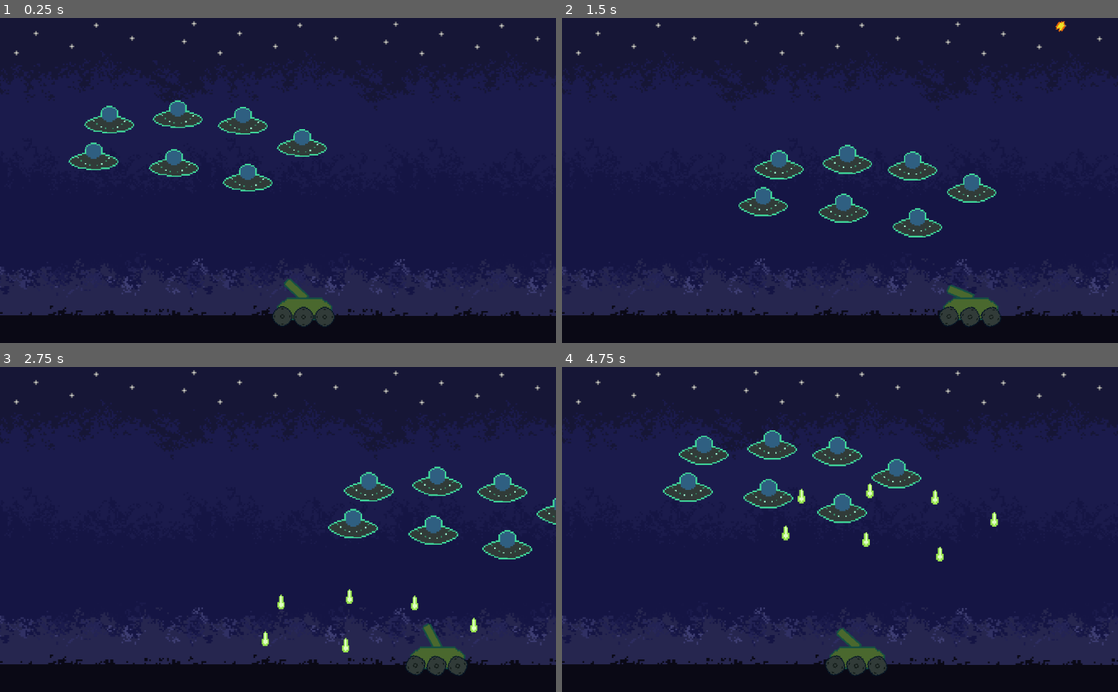
Above: before the commit, frames 1-4 (two rows, left to right).
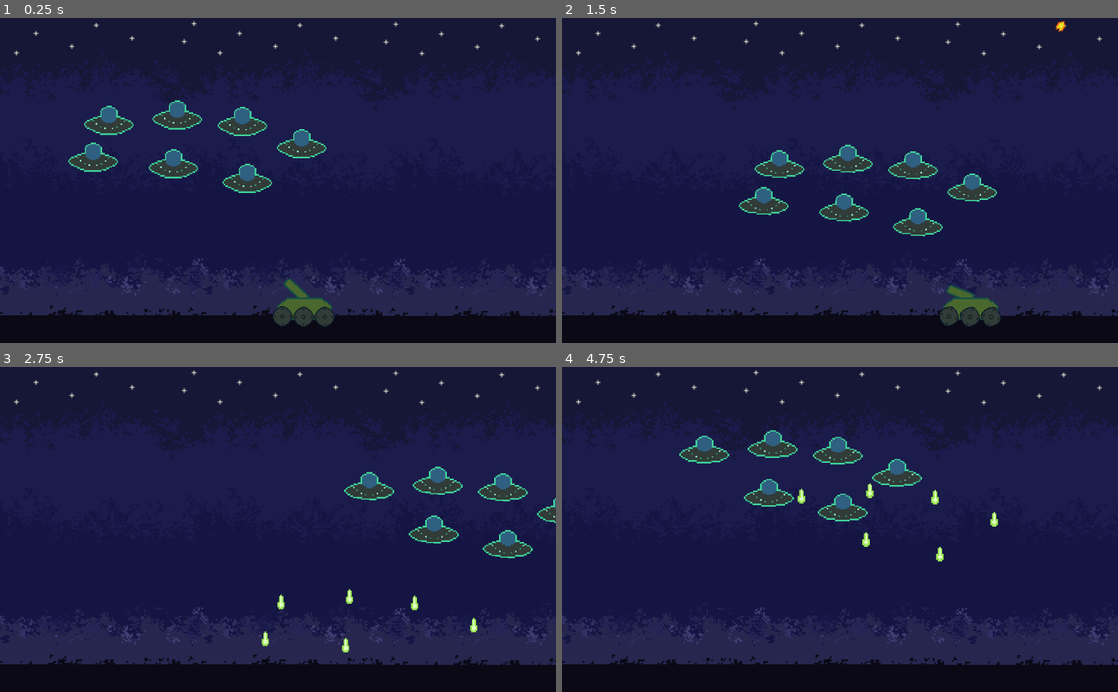
Above: after the commit, the same moments.

Repository: zMenta/Godot-Projects
Game: Godot game, scene res://Scenes/Main.tscn
The game is run twice, just before and just after one commit, with the same random seed, the same clock (stepped at 60 frames per second) and the same inputs.
Inputs (mouse positions are in pixels of both pictures, inside the frame that each line leads up to):
- Up to frame 1 (0.25 s): no input
- Up to frame 2 (1.5 s): move the mouse to (962, 164) at 0.52 s; press the mouse at (962, 164) at 0.53 s; hold Right (ui_right) 0.53-1.28 s; move the mouse to (728, 196) at 1.27 s; release the mouse at (728, 196) at 1.28 s; hold Left (ui_left) from 1.28 s (still down); click (728, 196) at 1.35 s
- Up to frame 3 (2.75 s): move the mouse to (333, 458) at 2.02 s; release Left (ui_left) at 2.03 s; press the mouse at (333, 458) at 2.03 s; hold Right (ui_right) from 2.03 s (still down)
- Up to frame 4 (4.75 s): move the mouse to (812, 594) at 2.77 s; release the mouse at (812, 594) at 2.78 s; click (812, 594) at 2.85 s; move the mouse to (1006, 578) at 3.52 s; release Right (ui_right) at 3.53 s; press the mouse at (1006, 578) at 3.53 s; hold Left (ui_left) from 3.53 s (still down); move the mouse to (673, 480) at 4.27 s; release the mouse at (673, 480) at 4.28 s; click (673, 480) at 4.35 s

The runs differ from the first frame. In frame 1, 0.9% of the frame differs, in the area x 12-59%, y 25-54%; in frame 2, 0.9%; in frame 3, 1.9%; in frame 4, 2.2%, in the area x 18-65%, y 19-95%.

Commit message:
on_alien_hit

Diff:
--- a/Invaders from Space/Scenes/Ufo.tscn
+++ b/Invaders from Space/Scenes/Ufo.tscn
@@ -33,7 +33,6 @@
 
 [node name="AnimatedSprite" type="AnimatedSprite" parent="."]
 frames = SubResource( 3 )
-frame = 1
 playing = true
 
 [node name="CollisionShape2D" type="CollisionShape2D" parent="."]
--- a/Invaders from Space/Scripts/Bullet.gd
+++ b/Invaders from Space/Scripts/Bullet.gd
@@ -2,7 +2,7 @@
 
 export var speed := 600
 
-signal alien_hit
+signal alien_hit(alien)
 
 func _physics_process(delta: float) -> void:
 	position += transform.x * delta * speed
@@ -18,7 +18,7 @@
 #Aliens are AREA2D
 func _on_Bullet_area_shape_entered(area_rid: RID, area: Area2D, area_shape_index: int, local_shape_index: int) -> void:
 	if area.is_in_group("aliens"):
-		emit_signal("alien_hit")
+		emit_signal("alien_hit", area)
 	queue_free()
 
 func _on_VisibilityNotifier2D_screen_exited() -> void:
--- a/Invaders from Space/Scripts/Main.gd
+++ b/Invaders from Space/Scripts/Main.gd
@@ -5,7 +5,7 @@
 	$UfoPath/PathFollow2D.offset += 250 * delta
 
 func on_Player_hit():
-	print("player got hit!")
+	$Player.death()
 
-func on_Alien_hit():
-	print("Alien got hit!")
+func on_Alien_hit(alien):
+	alien.death()
--- a/Invaders from Space/Scripts/Player.gd
+++ b/Invaders from Space/Scripts/Player.gd
@@ -52,6 +52,8 @@
 	$Hull.position -= Vector2(0,recoil.x/6)
 	$CannonPivot/Cannon.position += recoil
 
+func death():
+	queue_free()
 
 func _on_ShootCooldown_timeout() -> void:
 	can_shoot = true
--- a/Invaders from Space/Scripts/Ufo.gd
+++ b/Invaders from Space/Scripts/Ufo.gd
@@ -3,8 +3,8 @@
 export (PackedScene) var Bullet
 
 
-func _on_ShootTimer_timeout() -> void:
-	shoot()
+func death():
+	queue_free()
 
 
 func shoot() -> void:
@@ -12,3 +12,7 @@
 	owner.add_child(bullet)
 	bullet.connect("player_hit", owner, "on_Player_hit")
 	bullet.transform = $Muzzle.global_transform
+
+
+func _on_ShootTimer_timeout() -> void:
+	shoot()
--- a/Invaders from Space/project.godot
+++ b/Invaders from Space/project.godot
@@ -16,6 +16,20 @@
 
 [input]
 
+ui_left={
+"deadzone": 0.5,
+"events": [ Object(InputEventKey,"resource_local_to_scene":false,"resource_name":"","device":0,"alt":false,"shift":false,"control":false,"meta":false,"command":false,"pressed":false,"scancode":16777231,"physical_scancode":0,"unicode":0,"echo":false,"script":null)
+, Object(InputEventJoypadButton,"resource_local_to_scene":false,"resource_name":"","device":0,"button_index":14,"pressure":0.0,"pressed":false,"script":null)
+, Object(InputEventKey,"resource_local_to_scene":false,"resource_name":"","device":0,"alt":false,"shift":false,"control":false,"meta":false,"command":false,"pressed":false,"scancode":65,"physical_scancode":0,"unicode":0,"echo":false,"script":null)
+ ]
+}
+ui_right={
+"deadzone": 0.5,
+"events": [ Object(InputEventKey,"resource_local_to_scene":false,"resource_name":"","device":0,"alt":false,"shift":false,"control":false,"meta":false,"command":false,"pressed":false,"scancode":16777233,"physical_scancode":0,"unicode":0,"echo":false,"script":null)
+, Object(InputEventJoypadButton,"resource_local_to_scene":false,"resource_name":"","device":0,"button_index":15,"pressure":0.0,"pressed":false,"script":null)
+, Object(InputEventKey,"resource_local_to_scene":false,"resource_name":"","device":0,"alt":false,"shift":false,"control":false,"meta":false,"command":false,"pressed":false,"scancode":68,"physical_scancode":0,"unicode":0,"echo":false,"script":null)
+ ]
+}
 shoot={
 "deadzone": 0.5,
 "events": [ Object(InputEventMouseButton,"resource_local_to_scene":false,"resource_name":"","device":-1,"alt":false,"sh …(213 unchanged characters)…
